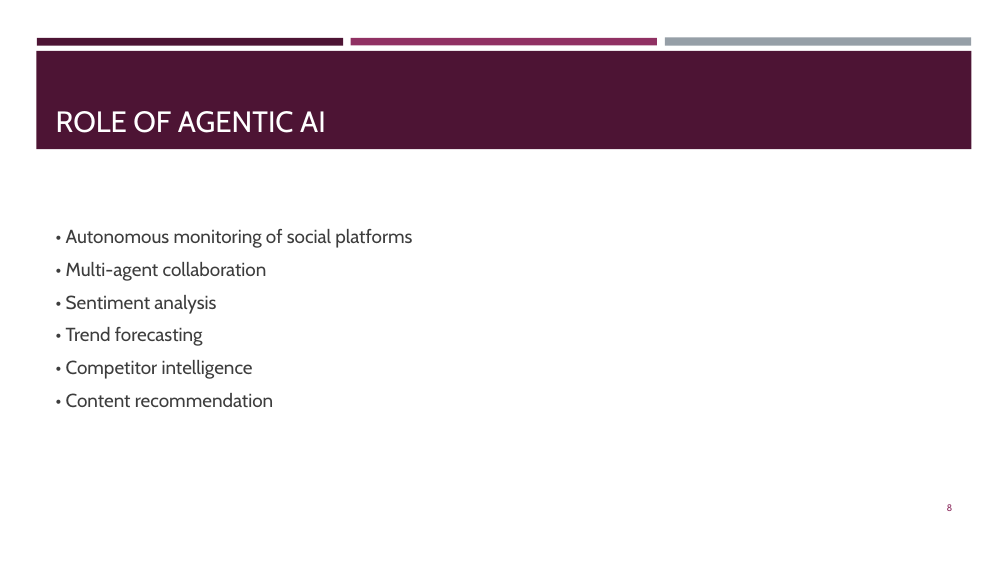
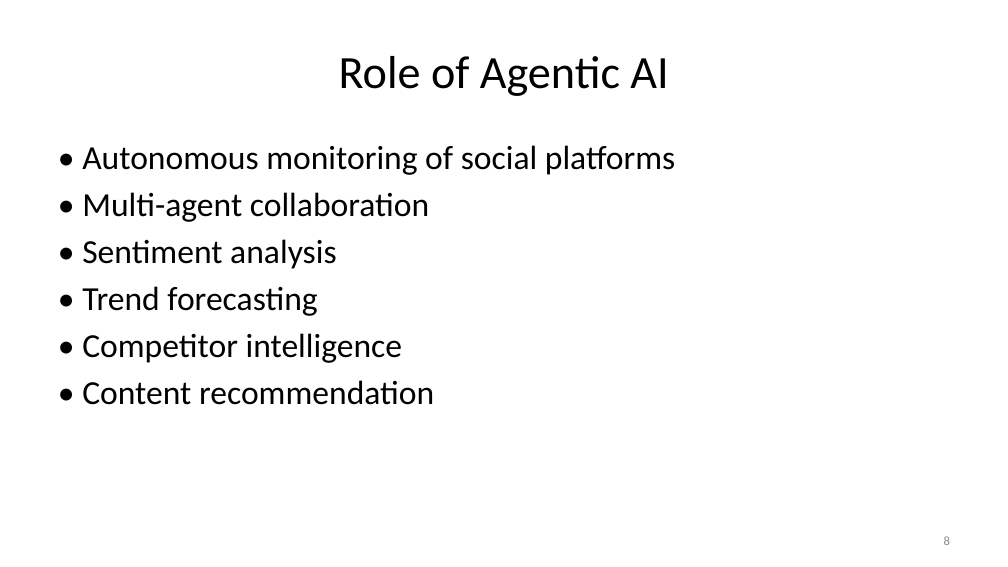
Before and after one commit to keyurbrahmbhatt-eng/social-media-agent-repo, a slide deck: slide 8 of KNB_Social_Media_Agent_Formatted_Presentation.pptx. Drawn at 1008x567 pixels with LibreOffice and Linux fonts; fonts in the diff are those of the drawing. Boxes give left, top, right and bottom in pixels: in the first picture for what was removed or moved away, otherwise in the second. Text is boxed around its words. In the diff, an @@ line names an element or a change of style, - is before the commit and + after.

```diff
--- a/KNB_Social_Media_Agent_Formatted_Presentation.pptx
+++ b/KNB_Social_Media_Agent_Formatted_Presentation.pptx
@@ title "Role of Agentic AI" at (339,56,668,96): vertical alignment bottom to middle @@
@@ rectangle removed at (36,51,972,149) @@
@@ rectangle removed at (37,38,343,45) @@
@@ title at (339,56,668,96): text changed; size 28 to 44 pt; font Cabin to Calibri; text colour #FFFFFF to #000000 @@
-ROLE OF AGENTIC AI
+Role of Agentic AI
@@ rectangle removed at (351,38,657,45) @@
@@ rectangle removed at (665,38,971,46) @@
@@ text "• Autonomous monitoring of social ...": place and size @@
-text "• Autonomous monitoring of social ..." at (66,229,412,407)
+text "• Autonomous monitoring of social ..." at (82,145,675,405)
@@ text "• Autonomous monitoring of social ..." at (82,145,675,405): size 18 to 32 pt, font Cabin to Calibri, text colour #3D3D3D to #000000; less space between paragraphs; vertical alignment middle to top @@
@@ page number: place and size @@
-page number at (947,504,953,511)
+page number at (944,536,950,545)
@@ page number at (944,536,950,545): size 9 to 12 pt, font Cabin to Calibri, text colour #903163 to #8C8C8C @@
```
Also in this commit, not shown: 13 other slides changed.
